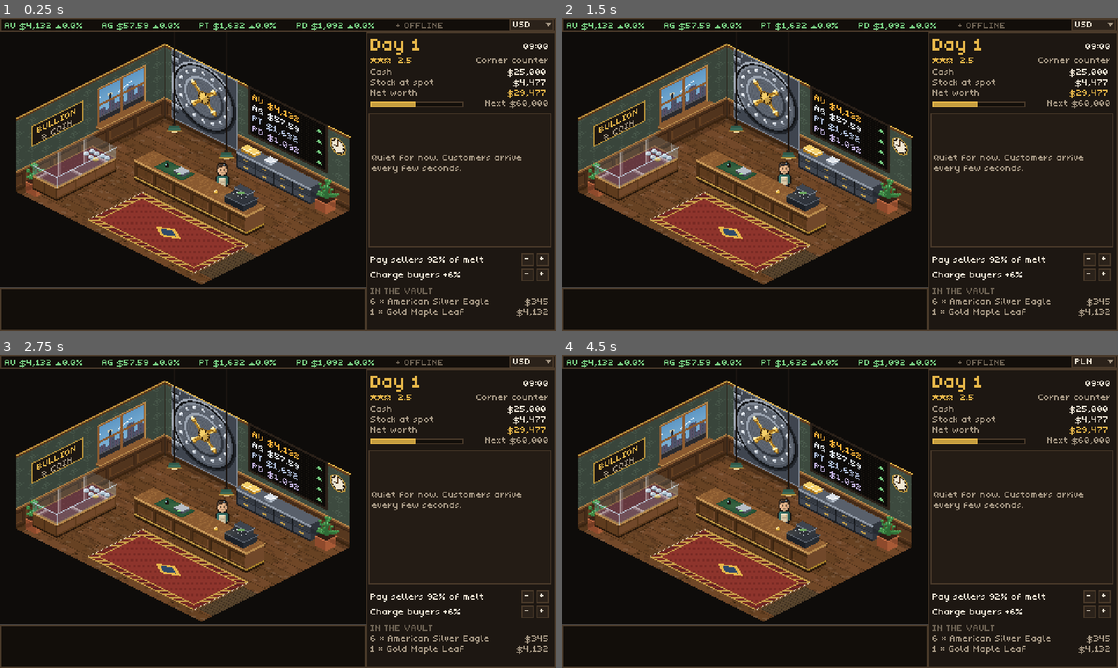
Above: before the commit, frames 1-4 (two rows, left to right).
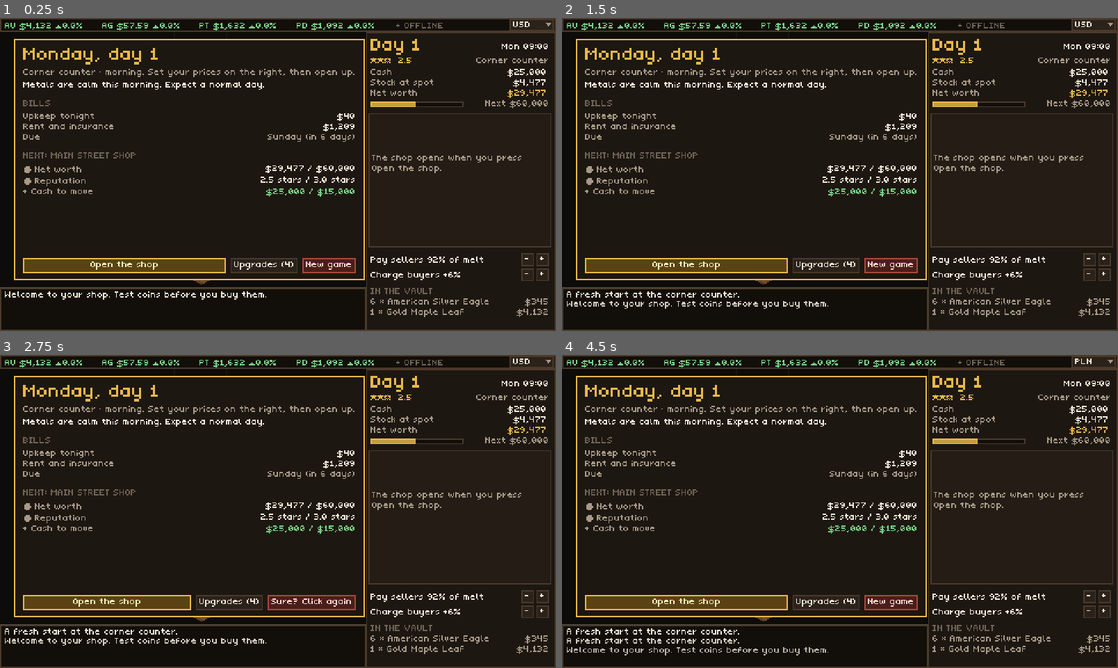
Above: after the commit, the same moments.

Repository: AlexAlphaK/Vaultmanager
Game: Godot game, scene res://scenes/shop/shop.tscn
Two runs of this game, one before a commit and one after it. Both use one fixed random seed, a clock stepped at 60 frames per second and the inputs below.
Inputs (mouse positions are in pixels of both pictures, inside the frame that each line leads up to):
- Up to frame 1 (0.25 s): no input
- Up to frame 2 (1.5 s): click (890, 265) at 0.5 s, where only the run after the commit has a clickable "New game"; click (873, 265) at 1.25 s, where only the run after the commit has a clickable "Sure? Click again"
- Up to frame 3 (2.75 s): click (328, 602) at 2 s, where only the run after the commit has a clickable "New game"
- Up to frame 4 (4.5 s): click (873, 602) at 2.75 s, where only the run after the commit has a clickable "Sure? Click again"; click "USD" at 3.5 s; click "-" at 4.25 s

The runs differ from the first frame. In frame 1, 31% of the frame differs, in the area x 0-94%, y 6-90%; in frame 2, 31%; in frame 3, 31%; in frame 4, 32%, in the area x 0-94%, y 6-96%.
Error before the commit: Parse Error: Identifier "MarketEvents" not declared in the current scope. (res://scenes/shop/shop.gd:64)

Commit message:
Restore market events after the day cycle merge
The merge of main into the market events branch kept the day cycle side
of each conflict and dropped the MarketEvents autoload, the news strip,
news rushes, event customers' kind, quantity and premium, and the market
events smoke test. Main failed to load the shop scene as a result.

The smoke test also reported PASSED when shop.gd failed to parse, because
the checks errored out on a bare node. It now fails when the shop script
doesn't load.

Co-Authored-By: Claude Opus 5.5 (1M context) <noreply@anthropic.com>
Claude-Session: https://claude.ai/code/session_01YWoqkkvYzDmwxb8ouKgUpd

Diff:
--- a/project.godot
+++ b/project.godot
@@ -14,6 +14,7 @@
 Progress="*res://autoload/progress.gd"
 Day="*res://autoload/day.gd"
 SaveGame="*res://autoload/save_game.gd"
+MarketEvents="*res://autoload/market_events.gd"
 
 [display]
 
--- a/scenes/shop/customer.gd
+++ b/scenes/shop/customer.gd
@@ -51,6 +51,10 @@
 	var mood := Market.day_change_percent(metal)
 	c.kind = "seller" if rng.randf() < clampf(0.6 + mood * 0.08, 0.35, 0.85) else "buyer"
 	c.qty = rng.randi_range(5, 25) if metal == "XAG" else rng.randi_range(1, 3 if metal == "XAU" else 2)
+	if not event.is_empty():
+		c.event_id = event.id
+		c.kind = event.kind
+		c.qty = maxi(1, roundi(c.qty * float(event.get("qty", 1.0))))
 	# a bigger shop draws customers with bigger stacks
 	c.qty = maxi(1, roundi(c.qty * Progress.deal_size() * rng.randf_range(0.8, 1.2)))
 	c.max_patience = 70.0 * (1.0 + Progress.effect("patience"))
@@ -64,7 +68,7 @@
 		c.reserve = clampf(0.86 + rng.randf_range(-0.03, 0.04) + maxf(0.0, mood) * 0.012 + float(event.get("reserve", 0.0)), 0.74, 0.99)
 		c.say = (FAKE_LINES if c.fake != "" else SELLER_LINES)[rng.randi() % 4]
 	else:
-		c.max_premium = clampf(rng.randf_range(0.03, 0.09) + reputation * 0.006, 0.02, 0.14) + Progress.effect("premium")
+		c.max_premium = clampf(rng.randf_range(0.03, 0.09) + reputation * 0.006 + float(event.get("premium", 0.0)), 0.02, 0.20) + Progress.effect("premium")
 		var lines := BUYER_LINES_DOWN if mood < 0.0 else BUYER_LINES_UP
 		c.say = lines[rng.randi() % lines.size()]
 	if not event.is_empty() and c.fake == "":
--- a/scenes/shop/shop.gd
+++ b/scenes/shop/shop.gd
@@ -3,6 +3,7 @@
 ## live market prices. Coin testing opens the CoinTest minigame over the shop.
 ## Each day runs morning (prices, upgrades) -> open -> closing -> after hours (summary),
 ## following the Day autoload. The game saves every morning.
+## Market events (real price moves) bring rushes of customers and a news banner.
 
 const DAY_SECONDS := 180.0
 const WALK_SPEED := 1.8 # tiles per second
@@ -34,6 +35,9 @@
 	hud.open_requested.connect(_open_shop)
 	hud.next_day_requested.connect(_open_next_day)
 	hud.new_game_requested.connect(_new_game)
+	var banner := NewsBanner.new()
+	hud.add_child(banner)
+	MarketEvents.started.connect(_on_market_event)
 	if SaveGame.load_game():
 		Shop.log_event("Welcome back. Day %d at your %s." % [Shop.day, Progress.tier_name()])
 	else:
@@ -65,7 +69,11 @@
 	_next_spawn -= delta
 	if not closing and _next_spawn <= 0.0 and queue.size() < ShopArt.SLOTS.size():
 		_spawn()
-		_next_spawn = maxf(5.0, 15.0 - Shop.reputation * 2.0) / Progress.traffic() * rng.randf_range(0.7, 1.3)
+		if _rush_left > 0:
+			_rush_left -= 1
+			_next_spawn = RUSH_GAP
+		else:
+			_next_spawn = maxf(5.0, 15.0 - Shop.reputation * 2.0) / Progress.traffic() * rng.randf_range(0.7, 1.3) * MarketEvents.spawn_factor()
 	for c in queue.duplicate():
 		if c.walking:
 			continue
--- a/tests/smoke_test.gd
+++ b/tests/smoke_test.gd
@@ -15,6 +15,7 @@
 	_check_stock()
 	_check_bills_and_upgrades()
 	_check_save_load()
+	_check_market_events()
 	await _check_shop_day()
 	SaveGame.delete_save()
 	print("SMOKE TEST %s (%d failures)" % ["PASSED" if failures == 0 else "FAILED", failures])
@@ -128,10 +129,65 @@
 	expect(not SaveGame.has_save(), "new game deletes the save")
 
 
+func _check_market_events() -> void:
+	var saved_source := Market.source
+	var saved_crypto := Market.crypto.duplicate(true)
+	var saved_change := Market.metals_change.duplicate()
+	MarketEvents.stop()
+	MarketEvents.advance(MarketEvents.COOLDOWN_SECONDS + 1.0)
+	Market.source = "live"
+	# calm markets make no news
+	Market.crypto = {"BTC": {"price": 60000.0, "change_pct": 1.0}}
+	Market.metals_change = {"XAU": 0.2, "XAG": -0.4, "XPT": 0.0}
+	MarketEvents.evaluate()
+	expect(MarketEvents.active.is_empty(), "a calm market starts no event")
+	# a Bitcoin crash brings crypto converts who buy gold
+	Market.crypto.BTC.change_pct = -7.5
+	MarketEvents.evaluate()
+	expect(MarketEvents.active.get("id") == "btc_crash", "a Bitcoin crash starts the crypto convert rush")
+	expect(MarketEvents.headline(MarketEvents.active).contains("-7.5%"), "the headline shows the real move")
+	var rng := RandomNumberGenerator.new()
+	rng.seed = 3
+	var ev := MarketEvents.active.duplicate()
+	ev.share = 1.0
+	var c := Customer.create(1, 2.5, Shop.coin_list(), rng, ev)
+	expect(c.kind == "buyer" and c.item.metal == "XAU" and c.event_id == "btc_crash", "event customers follow the event")
+	expect(ev.lines.has(c.say), "event customers talk about the news")
+	expect(MarketEvents.spawn_factor() < 1.0, "events bring customers faster")
+	# it runs out, and does not fire again until the move fades
+	MarketEvents.advance(MarketEvents.EVENT_SECONDS + 1.0)
+	expect(MarketEvents.active.is_empty(), "the event ends on its own")
+	MarketEvents.advance(MarketEvents.COOLDOWN_SECONDS + 1.0)
+	expect(MarketEvents.active.is_empty(), "a news story does not repeat while it is still true")
+	Market.crypto.BTC.change_pct = -1.0
+	MarketEvents.evaluate()
+	# a gold dip over the last real day: panic sellers who take less
+	Market.metals_change.XAU = -1.8
+	MarketEvents.evaluate()
+	expect(MarketEvents.active.get("id") == "gold_dip", "a gold dip starts the panic sellers")
+	ev = MarketEvents.active.duplicate()
+	ev.share = 1.0
+	var reserves := 0.0
+	for n in 20:
+		var s := Customer.create(1, 2.5, Shop.coin_list(), rng, ev)
+		expect(s.kind == "seller" and s.item.metal == "XAU", "panic sellers bring gold")
+		reserves += s.reserve
+	expect(reserves / 20.0 < 0.86, "panic sellers accept less than usual")
+	MarketEvents.stop()
+	MarketEvents.advance(MarketEvents.COOLDOWN_SECONDS + 1.0)
+	Market.source = saved_source
+	Market.crypto = saved_crypto
+	Market.metals_change = saved_change
+
+
 func _check_shop_day() -> void:
 	var shop: Node = load("res://scenes/shop/shop.tscn").instantiate()
 	add_child(shop)
 	await get_tree().process_frame
+	# a script that fails to parse leaves a bare node, and every check below would error out silently
+	if not shop.has_method("_open_shop"):
+		expect(false, "the shop script loads")
+		return
 	expect(shop.paused and Day.phase == Day.MORNING, "the day starts in the morning, shop shut")
 	expect(SaveGame.has_save(), "the morning is saved")
 	shop._open_shop()
